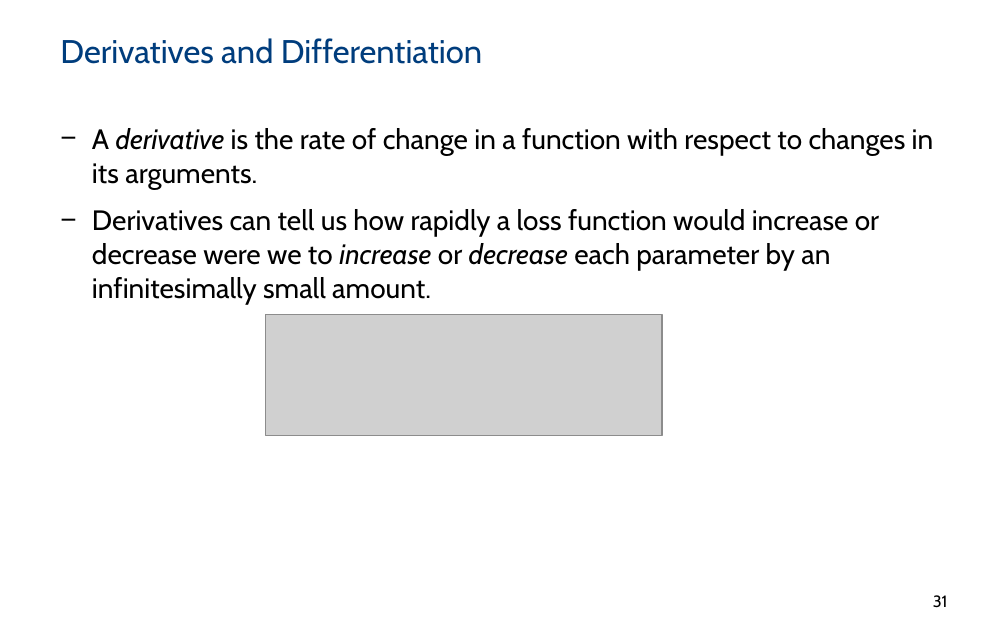
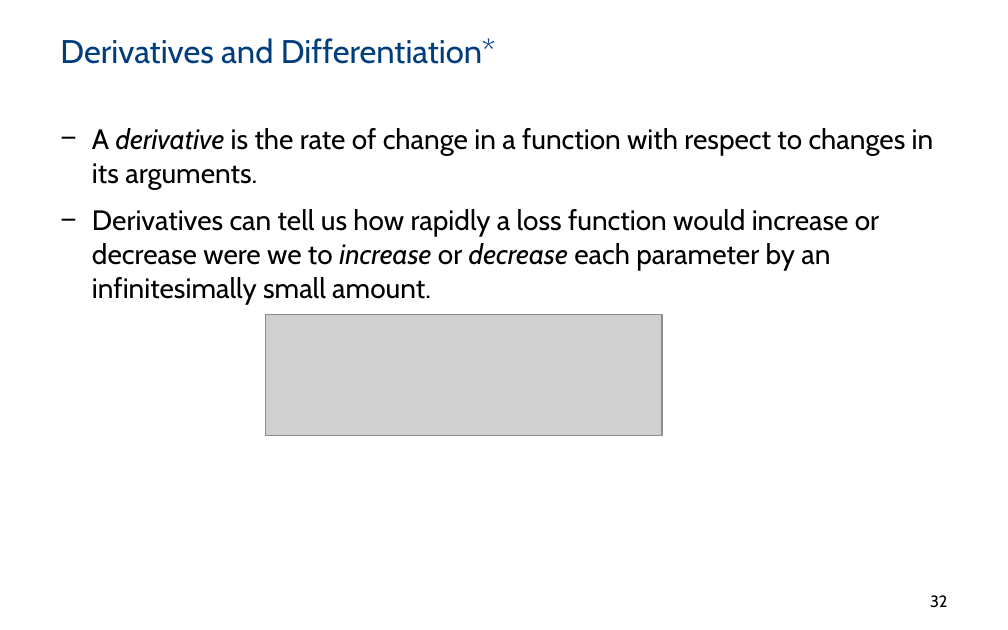
Before and after one commit to PBarnaghi/ML4NS, a slide deck: slide 32 of 06- Neural Networks/ML4NuerScience_NeuralNets.pptx (slide 31 before the commit). Drawn at 1008x630 pixels with LibreOffice and Linux fonts; fonts in the diff are those of the drawing; grey boxes stand for pictures; background and template pictures are left out. Boxes give left, top, right and bottom in pixels: in the first picture for what was removed or moved away, otherwise in the second. Text is boxed around its words. In the diff, an @@ line names an element or a change of style, - is before the commit and + after.

```diff
--- a/06- Neural Networks/ML4NuerScience_NeuralNets.pptx
+++ b/06- Neural Networks/ML4NuerScience_NeuralNets.pptx
@@ title at [60,38,496,64]: text changed @@
-Derivatives and Differentiation
+Derivatives and Differentiation*
@@ page number at [930,595,947,608]: text changed @@
-31
+32
```
Also in this commit, not shown: 2 slides added.
